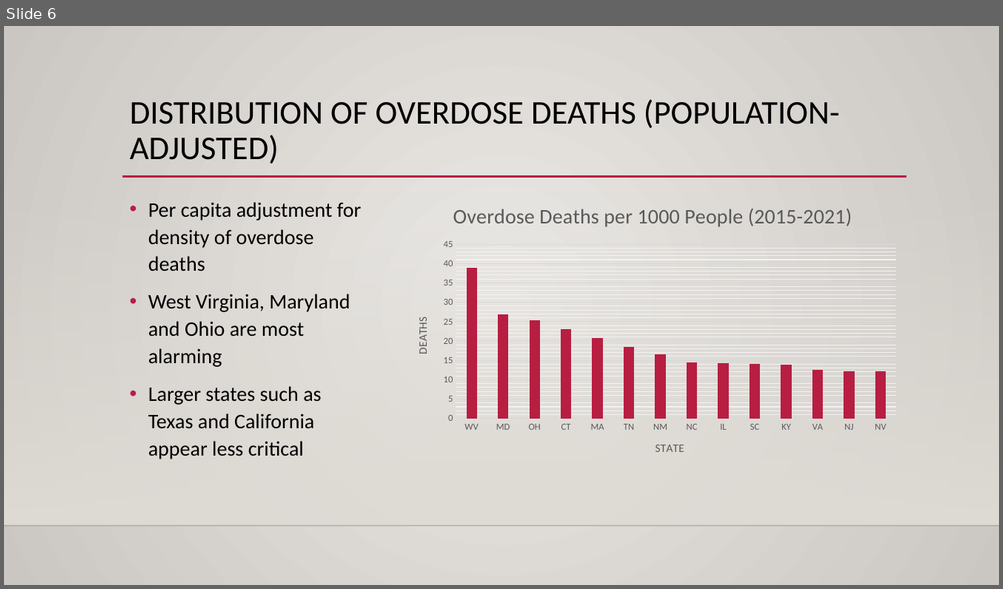
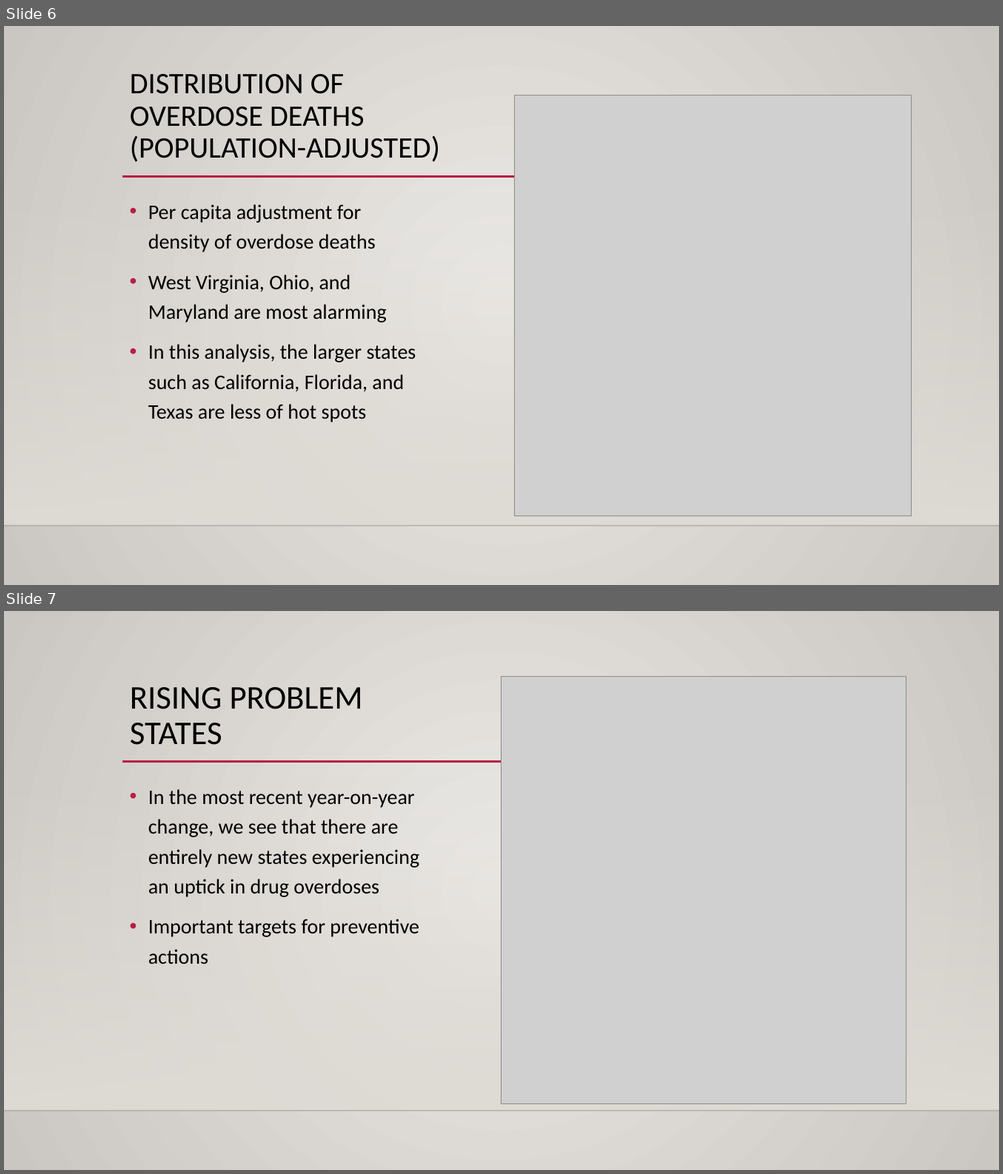
Before and after one commit to colinmcmorrow/opioid_overdose_analysis, a slide deck: overdose_prevention_presentation.pptx. Shown one above the other, each under a label of ours: slide 6 before the commit, slides 6 and 7 after it. The pictures are 1003x589 and 1003x1174 pixels, drawn with LibreOffice and Linux fonts; fonts in the diff are those of the drawing; grey boxes stand for pictures; background and template pictures are left out. Boxes give left, top, right and bottom in pixels: in the first picture for what was removed or moved away, otherwise in the second. Text is boxed around its words. In the diff, an @@ line names an element or a change of style, - is before the commit and + after.

```diff
--- a/overdose_prevention_presentation.pptx
+++ b/overdose_prevention_presentation.pptx
@@ slide 7 added at bbox=[4, 611, 999, 1170], background gradient #ECEAE7 to #CAC7C1; not listed: 3 template elements that a slide beside it also shows @@
@@ picture added at bbox=[502, 677, 906, 1104] @@
@@ title added at bbox=[130, 687, 363, 745], 32 pt, text #000000 @@
+RISING PROBLEM
+STATES
@@ text added at bbox=[148, 789, 419, 964], 20 pt, text #000000 @@
+• In the most recent year-on-year change, we see that there are entirely new states experiencing an uptick in drug overdoses
+• Important targets for preventive actions
@@ slide 6 changed as well @@
@@ title "DISTRIBUTION OF OVERDOSE DEATHS (POPULATION-ADJUSTED)": place and size @@
-title "DISTRIBUTION OF OVERDOSE DEATHS (POPULATION-ADJUSTED)" at bbox=[130, 99, 839, 164]
+title "DISTRIBUTION OF OVERDOSE DEATHS (POPULATION-ADJUSTED)" at bbox=[130, 74, 440, 162]
@@ title "DISTRIBUTION OF OVERDOSE DEATHS (POPULATION-ADJUSTED)" at bbox=[130, 74, 440, 162]: size 32 to 28.8 pt @@
@@ picture added at bbox=[515, 96, 911, 517] @@
@@ column chart removed at bbox=[399, 191, 907, 471] @@
-title "Overdose Deaths per 1000 People (2015-2021) "
-categories: WV, MD, OH, CT, MA, TN, NM, NC, IL, SC, KY, VA, NJ, NV
-Series 1: 39, 27, 25, 23, 21, 18, 17, 14, 14, 14, 14, 12, 12, 12
@@ text at bbox=[148, 204, 375, 252]: line spacing 1.1 to 1.2 @@
@@ text at bbox=[148, 275, 416, 423]: text changed @@
-• West Virginia, Maryland and Ohio are most alarming
-• Larger states such as Texas and California appear less critical
+• West Virginia, Ohio, and Maryland are most alarming
+• In this analysis, the larger states such as California, Florida, and Texas are less of hot spots
```
Also in this commit, not shown: 6 other slides changed, 2 other slides added, 1 slide removed, 2 other files.
